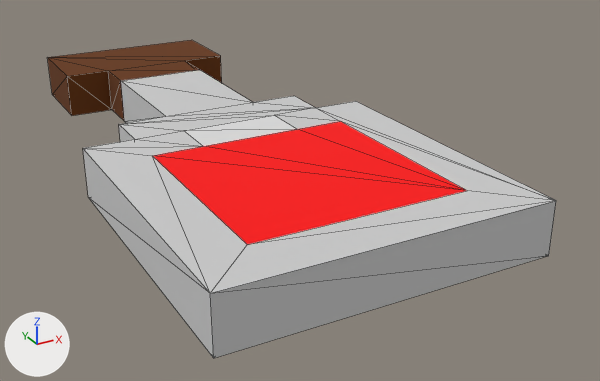
One commit to the OBJ model assets/item/potion3d-0-potion.obj: the scene before it, then after it.
The view is the same before and after, from a 50 mm camera at (-0.646, -1.768, 0.65) aimed at (0.187, -0.254, -0.107). The axes (+X, +Y, +Z) are drawn at lower left. The lights are the same throughout. The first picture is the older version. Mesh edges are drawn as thin lines. Where no turn or scale is listed for an object, it has been applied to the vertices. Vertices at exactly the same position are counted once.

In view in the first picture: 'potion'.
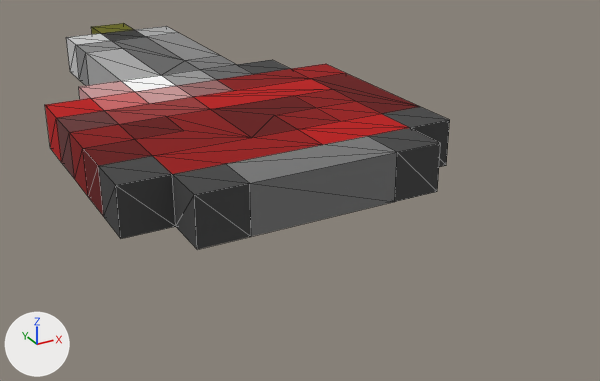
Pixel boxes [x1, y1, x2, y2] of what changed, in the pictures (600 x 381 px):
```json
{"object": "potion", "change": "reshaped", "before": [48, 40, 556, 358], "after": [45, 23, 450, 249], "on screen": "20% narrower, 29% shorter"}
{"part": 1, "of": "me_potion", "change": "cut back", "before": [48, 40, 556, 358], "after": [45, 23, 450, 249]}
{"part": 2, "of": "me_potion", "change": "surface changed", "before": [119, 108, 340, 139], "after": [119, 108, 340, 139], "on screen": "grey to red"}
```

Scene script edits in JSON lines:
```json
{"block": "me_potion", "where": "# used by ob_potion; location = (0.0, 0.0, 0.0)"}
{"op": "remove", "block": "me_potion", "code": "me_potion.from_pydata(...)  # 52 vertices, 100 faces; spans x -0.3..0.3, y -0.9..0.4, z 0.0..0.1"}
{"op": "add", "block": "me_potion", "code": "me_potion.from_pydata(...)  # 130 vertices, 256 faces; spans x -0.3..0.4, y -0.6..0.7, z 0.0..0.1"}
{"block": "me_potion", "change": "me_potion part 1"}
{"block": "me_potion", "change": "20 vertices are removed from x -0.3..0.3, y -0.9..0.4, z 0.0..0.1"}
{"block": "me_potion", "change": "94 faces are deleted"}
{"block": "me_potion", "change": "2 vertices are added at (0.3, -0.1, 0.0), (0.3, -0.1, 0.1)"}
{"block": "me_potion", "change": "18 new vertices lie (0.1, -0.1, 0.0) away from vertices in x -0.2..0.3, y -0.4..0.2, z 0.0..0.1"}
{"block": "me_potion", "change": "20 new vertices lie (0.0, -0.1, 0.0) away from vertices in x -0.3..0.4, y -0.5..0.1, z 0.0..0.1"}
{"block": "me_potion", "change": "14 new vertices lie (-0.1, 0.0, 0.0) away from vertices in x -0.2..0.1, y -0.6..0.1, z 0.0..0.1"}
{"block": "me_potion", "change": "10 new vertices lie (0.0, 0.3, 0.0) away from vertices in x -0.1..0.4, y -0.4..0.2, z 0.0..0.1"}
{"block": "me_potion", "change": "16 new vertices lie (0.0, 0.1, 0.0) away from vertices in x -0.3..0.4, y -0.3..0.5, z 0.0..0.1"}
{"block": "me_potion", "change": "12 new vertices lie (-0.1, 0.1, 0.0) away from vertices in x -0.2..0.4, y -0.3..0.6, z 0.0..0.1"}
{"block": "me_potion", "change": "6 new vertices lie (0.1, 0.0, 0.0) away from vertices in x 0.0..0.2, y -0.1..0.7, z 0.0..0.1"}
{"block": "me_potion", "change": "250 new faces join them"}
{"block": "me_potion", "change": "me_potion part 2: 6 kept faces spanning x -0.2..0.2, y -0.4..-0.2, z 0.0..0.1 get new texture (UV) coordinates"}
```
